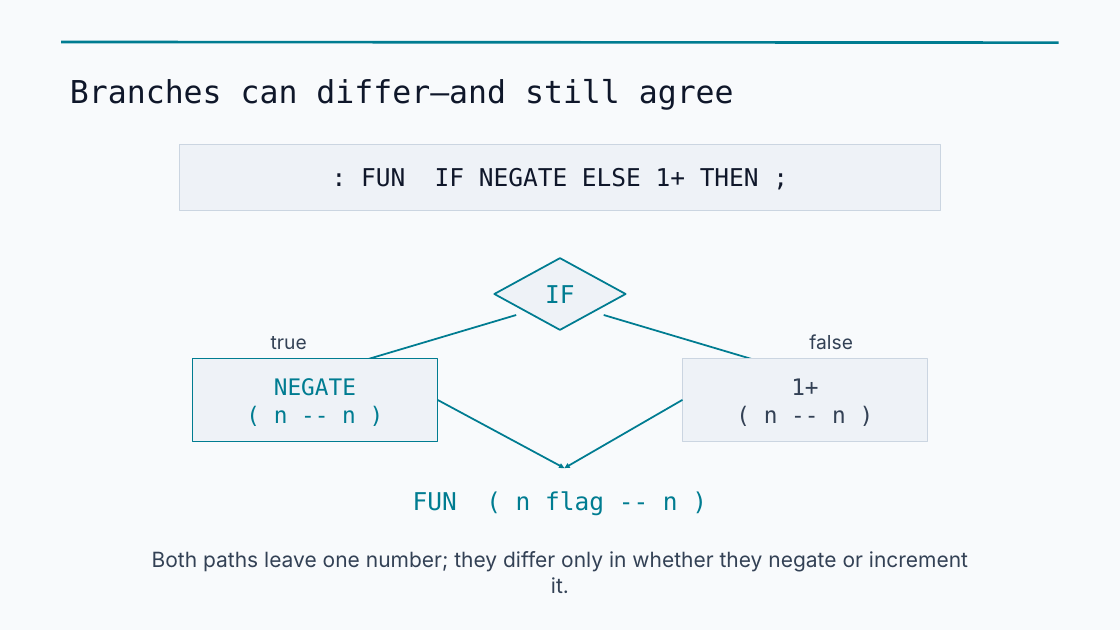
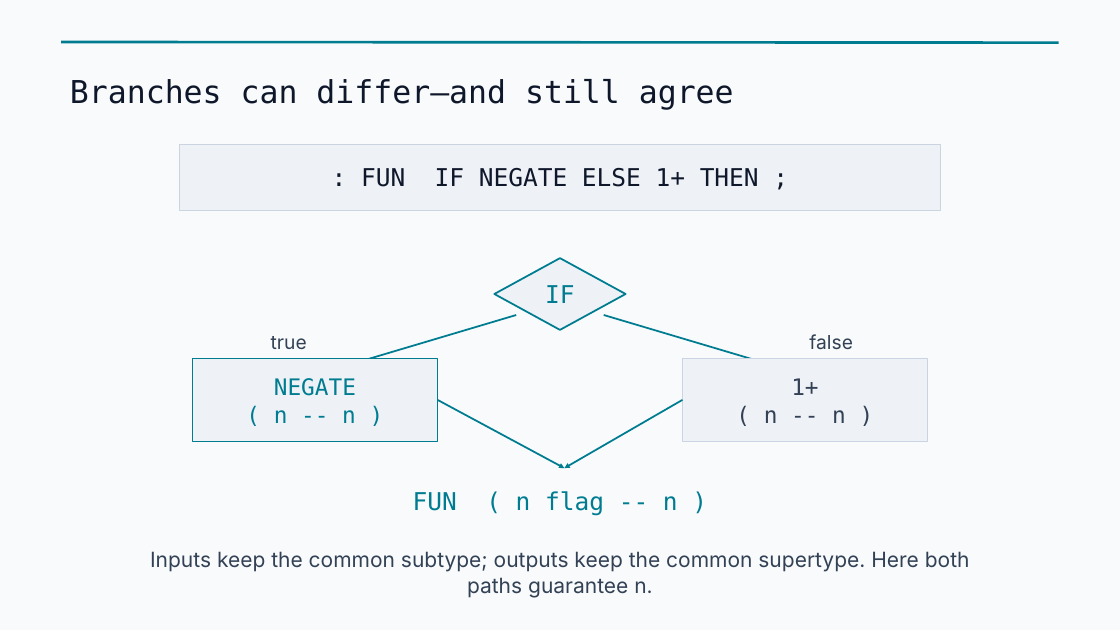
Before and after one commit to jpoial/evaluator, a slide deck: slide 8 of Making_Stack_Comments_Checkable_7.pptx. Drawn at 1120x630 pixels with LibreOffice and Linux fonts; fonts in the diff are those of the drawing. Boxes give left, top, right and bottom in pixels: in the first picture for what was removed or moved away, otherwise in the second. Text is boxed around its words. In the diff, an @@ line names an element or a change of style, - is before the commit and + after.

```diff
--- a/Making_Stack_Comments_Checkable_7.pptx
+++ b/Making_Stack_Comments_Checkable_7.pptx
@@ text at (150, 551, 970, 598): text changed @@
-Both paths leave one number; they differ only in whether they negate or increment it.
+Inputs keep the common subtype; outputs keep the common supertype. Here both paths guarantee n.
```
Also in this commit, not shown: 1 other slide changed, 18 other files.
